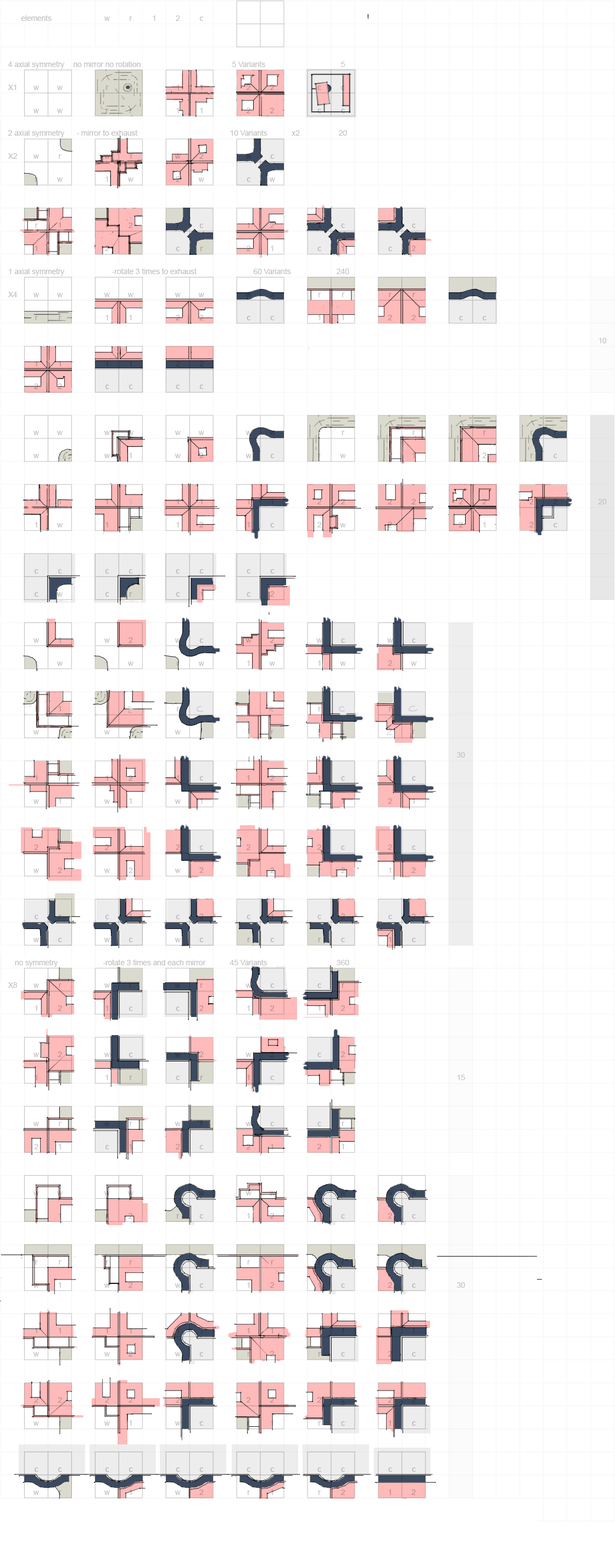
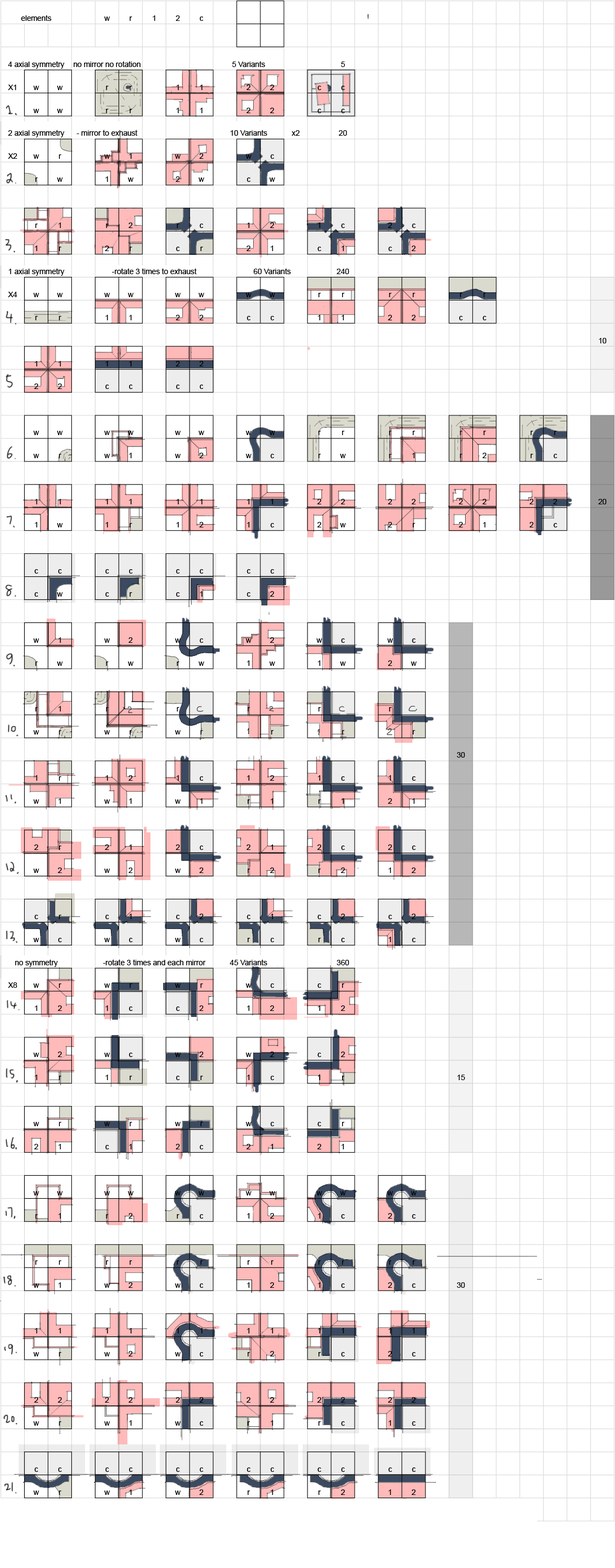
Before/after of a (615, 1568) layered artwork. What changed in the layer stack:
painted on "note" over [2, 104, 21, 1494]
"Layer 1": opacity 24% → 100% over [0, 0, 615, 1522]
"linework": opacity 100% → 70% over [0, 69, 571, 1499]